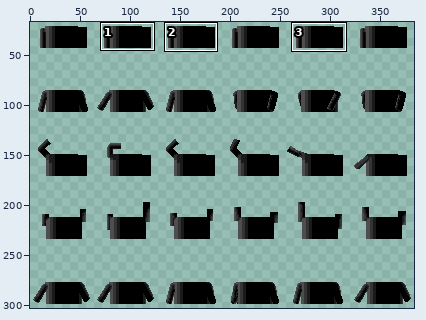
File history of a sprite sheet, res/e_ninja_body.png. Above, an overview of the earlier version with the close-up marked.
Close-up. Before the commit:
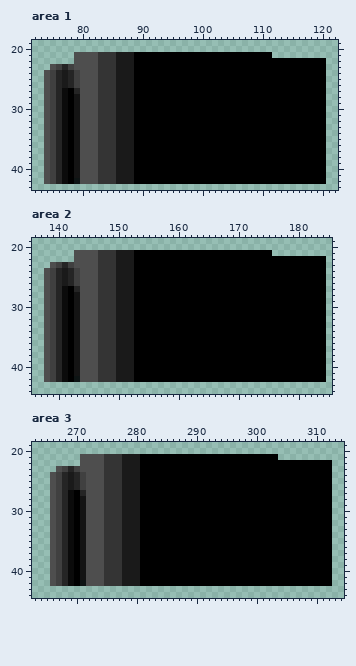
The file is 384x320 pixels. Pixels under 10% opacity are left out. Colours within 5 levels of each other are drawn and written as one. Shown: area 1: x 72..122, y 19..43; area 2: x 136..185, y 19..44; area 3: x 263..314, y 19..44. The wide view leaves out empty margins. The commit also changed other parts of the picture, which this record leaves out.
The result:
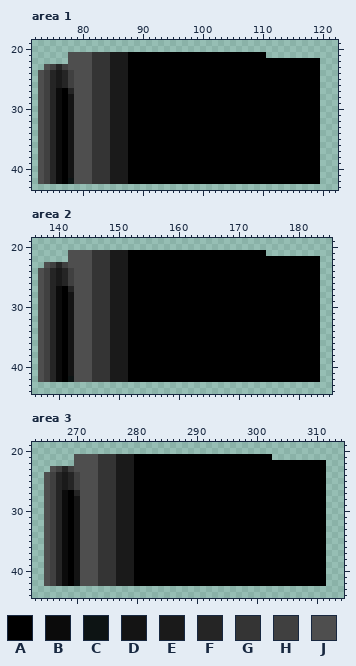
Palette (. is transparent): A #000000  B #0b0b0b  C #0d1414  D #141414  E #1a1a1a  F #252525  G #343434  H #404040  J #4e4e4e
Difference:
Changed rows in their new state; - is an unchanged pixel.
Area 1:
first column x 73:
21 -----J---G--E--A----------------------.---------
22 -----J---G--E--A-------------------------------.
23 -JHFHJ---G--E--A-------------------------------.
24 JHFEFHJ--G--E--A-------------------------------.
25 JHFEFHJ--G--E--A-------------------------------.
26 JHFEFHJ--G--E--A-------------------------------.
27 JHFBAFJ--G--E--A-------------------------------.
28 JHFBADJ--G--E--A-------------------------------.
29 JHFBADJ--G--E--A-------------------------------.
30 JHFBADJ--G--E--A-------------------------------.
31 JHFBADJ--G--E--A-------------------------------.
32 JHFBADJ--G--E--A-------------------------------.
33 JHFBADJ--G--E--A-------------------------------.
34 JHFBADJ--G--E--A-------------------------------.
35 JHFBADJ--G--E--A-------------------------------.
36 JHFBADJ--G--E--A-------------------------------.
37 JHFBADJ--G--E--A-------------------------------.
38 JHFBADJ--G--E--A-------------------------------.
39 JHFBADJ--G--E--A-------------------------------.
40 JHFBADJ--G--E--A-------------------------------.
41 JHFBADJ--G--E--A-------------------------------.
42 JHFBACJ--G--E--A-------------------------------.
Area 2:
first column x 137:
21 -----J---G--E--A----------------------.---------
22 -----J---G--E--A-------------------------------.
23 -JHFHJ---G--E--A-------------------------------.
24 JHFEFHJ--G--E--A-------------------------------.
25 JHFEFHJ--G--E--A-------------------------------.
26 JHFEFHJ--G--E--A-------------------------------.
27 JHFBAFJ--G--E--A-------------------------------.
28 JHFBADJ--G--E--A-------------------------------.
29 JHFBADJ--G--E--A-------------------------------.
30 JHFBADJ--G--E--A-------------------------------.
31 JHFBADJ--G--E--A-------------------------------.
32 JHFBADJ--G--E--A-------------------------------.
33 JHFBADJ--G--E--A-------------------------------.
34 JHFBADJ--G--E--A-------------------------------.
35 JHFBADJ--G--E--A-------------------------------.
36 JHFBADJ--G--E--A-------------------------------.
37 JHFBADJ--G--E--A-------------------------------.
38 JHFBADJ--G--E--A-------------------------------.
39 JHFBADJ--G--E--A-------------------------------.
40 JHFBADJ--G--E--A-------------------------------.
41 JHFBADJ--G--E--A-------------------------------.
42 JHFBACJ--G--E--A-------------------------------.
Area 3:
first column x 265:
21 -----J---G--E--A----------------------.---------
22 -----J---G--E--A-------------------------------.
23 -JHFHJ---G--E--A-------------------------------.
24 JHFEFHJ--G--E--A-------------------------------.
25 JHFEFHJ--G--E--A-------------------------------.
26 JHFEFHJ--G--E--A-------------------------------.
27 JHFBAFJ--G--E--A-------------------------------.
28 JHFBADJ--G--E--A-------------------------------.
29 JHFBADJ--G--E--A-------------------------------.
30 JHFBADJ--G--E--A-------------------------------.
31 JHFBADJ--G--E--A-------------------------------.
32 JHFBADJ--G--E--A-------------------------------.
33 JHFBADJ--G--E--A-------------------------------.
34 JHFBADJ--G--E--A-------------------------------.
35 JHFBADJ--G--E--A-------------------------------.
36 JHFBADJ--G--E--A-------------------------------.
37 JHFBADJ--G--E--A-------------------------------.
38 JHFBADJ--G--E--A-------------------------------.
39 JHFBADJ--G--E--A-------------------------------.
40 JHFBADJ--G--E--A-------------------------------.
41 JHFBADJ--G--E--A-------------------------------.
42 JHFBACJ--G--E--A-------------------------------.
